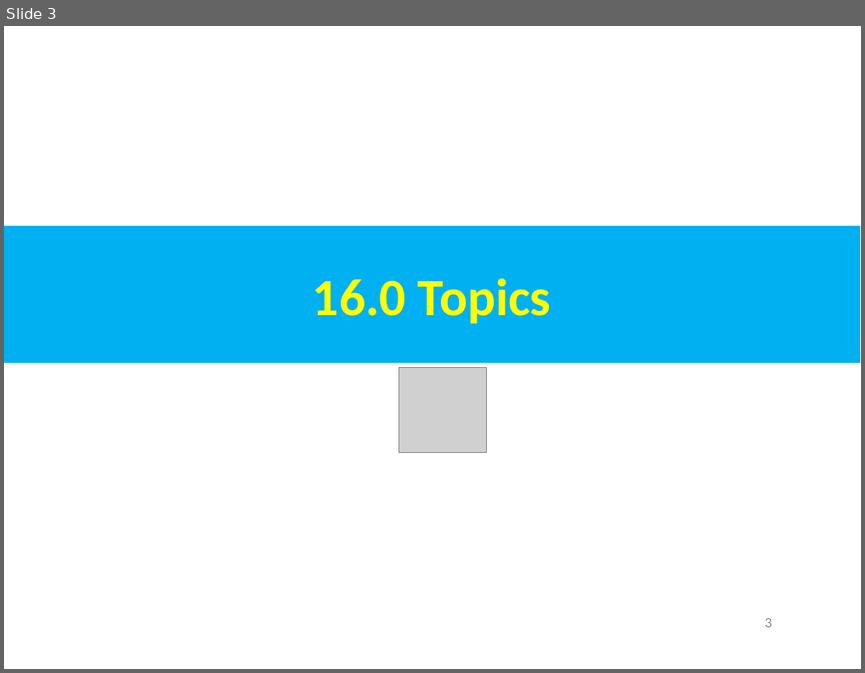
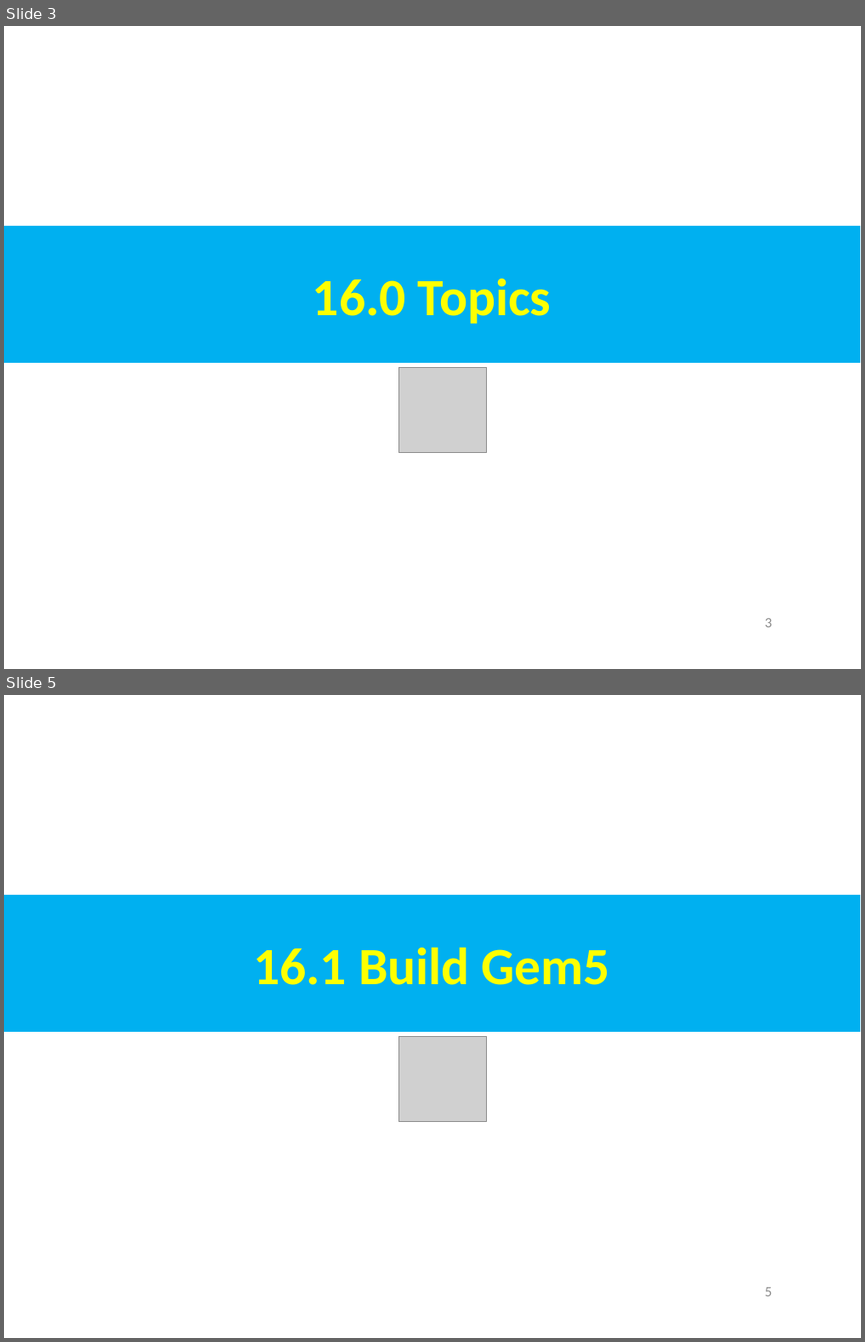
Before and after one commit to peterhchen/AIU_CS850_Gem5_McPAT, a slide deck: 050_Gem5/016.SimObj_01/000_Video/016.SimObj_01.ppt. Shown one above the other, each under a label of ours: slide 3 before the commit, slides 3 and 5 after it; the slides between them are not shown. The pictures are 865x673 and 865x1342 pixels, drawn with LibreOffice and Linux fonts; fonts in the diff are those of the drawing; grey boxes stand for pictures. Boxes give left, top, right and bottom in pixels: in the first picture for what was removed or moved away, otherwise in the second. Text is boxed around its words. In the diff, an @@ line names an element or a change of style, - is before the commit and + after.

```diff
--- a/050_Gem5/016.SimObj_01/000_Video/016.SimObj_01.ppt
+++ b/050_Gem5/016.SimObj_01/000_Video/016.SimObj_01.ppt
@@ slide 5 added at (4, 695, 861, 1338), background #FFFFFF @@
@@ rectangle added at (4, 895, 860, 1032), fill #00B0F0, 44 pt, text #FFFF00, bold @@
+16.1 Build Gem5
@@ picture added at (399, 1037, 487, 1122) @@
@@ page number added at (765, 1287, 772, 1296), 12 pt, text #8B8B8B @@
+5
```
Also in this commit, not shown: 2 slides changed, 1 other slide added.
